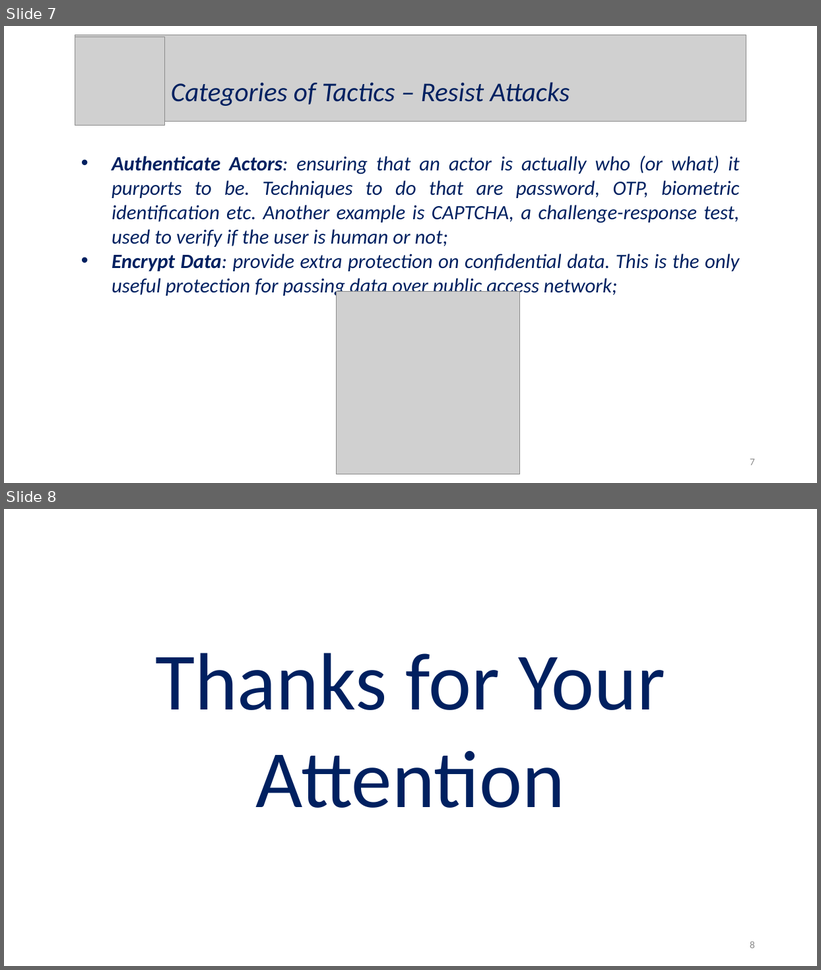
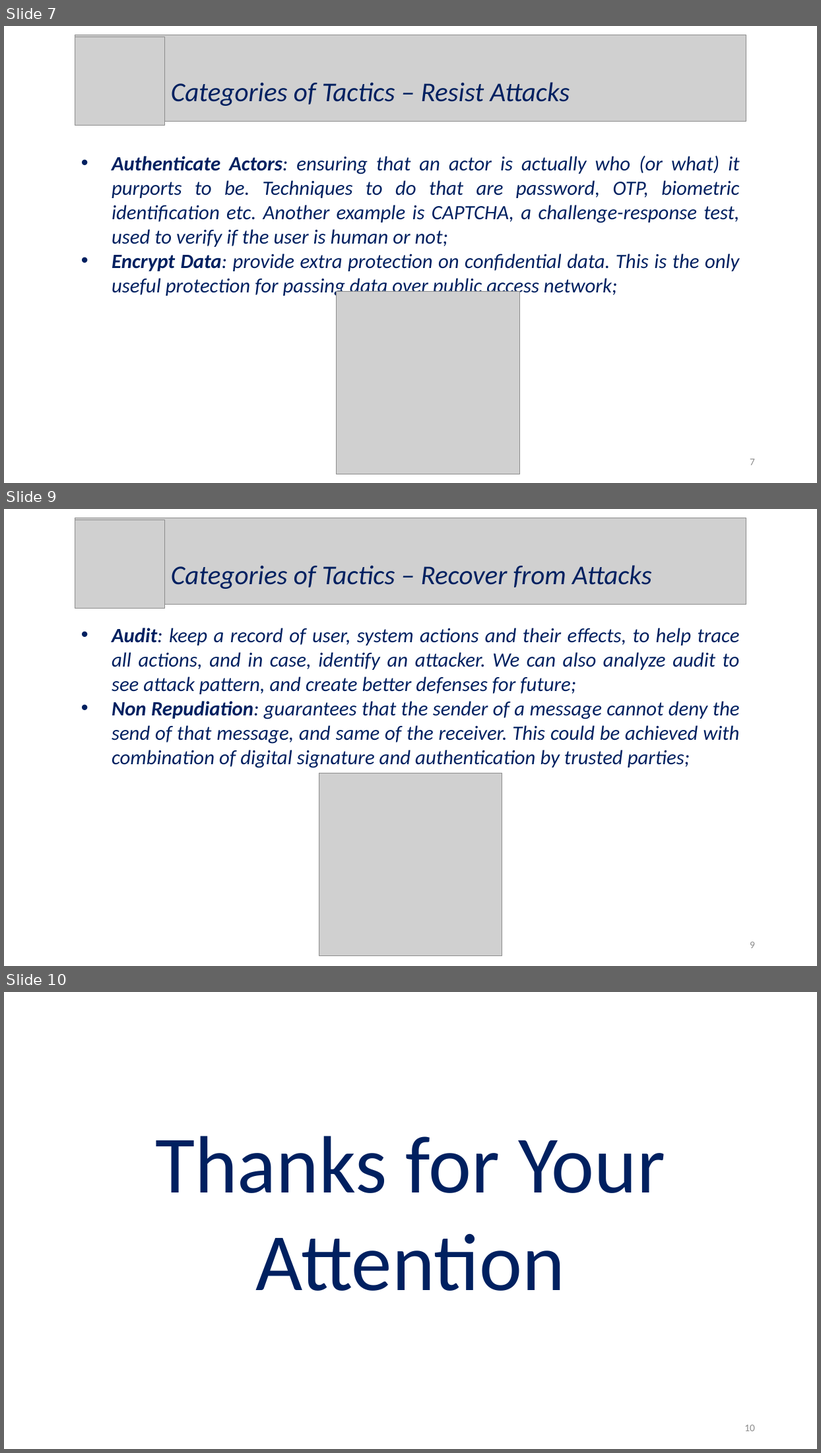
Before and after one commit to Wonderjack996/unimib-software-architecture, a slide deck: Approfondimento - Security/Presentazione - Savazzi.pptx. Shown one above the other, each under a label of ours: slides 7 and 8 before the commit, slides 7, 9 and 10 after it; the slides between them are not shown. The pictures are 821x970 and 821x1453 pixels, drawn with LibreOffice and Linux fonts; fonts in the diff are those of the drawing; grey boxes stand for pictures. Boxes give left, top, right and bottom in pixels: in the first picture for what was removed or moved away, otherwise in the second. Text is boxed around its words. In the diff, an @@ line names an element or a change of style, - is before the commit and + after.

```diff
--- a/Approfondimento - Security/Presentazione - Savazzi.pptx
+++ b/Approfondimento - Security/Presentazione - Savazzi.pptx
@@ slide 9 added at (4, 509, 817, 966), background #FFFFFF @@
@@ picture added at (75, 518, 746, 605) @@
@@ picture added at (75, 520, 165, 609) @@
@@ text added at (171, 565, 652, 589), 32 pt, text #002060, italic @@
+Categories of Tactics – Recover from Attacks
@@ text added at (112, 628, 740, 768), 24 pt, text #002060, italic @@
+• Audit: keep a record of user, system actions and their effects, to help trace all actions, and in case, identify an attacker. We can also analyze audit to see attack pattern, and create better defenses for future;
+• Non Repudiation: guarantees that the sender of a message cannot deny the send of that message, and same of the receiver. This could be achieved with combination of digital signature and authentication by trusted parties;
@@ picture added at (319, 773, 502, 956) @@
@@ page number added at (750, 942, 755, 949), 12 pt, text #8C8C8C @@
+9
@@ what was slide 8 is now slide 10 @@
@@ page number at (745, 1425, 755, 1432): text changed @@
-8
+10
```
Also in this commit, not shown: 3 slides changed, 1 other slide added, 7 other files.
